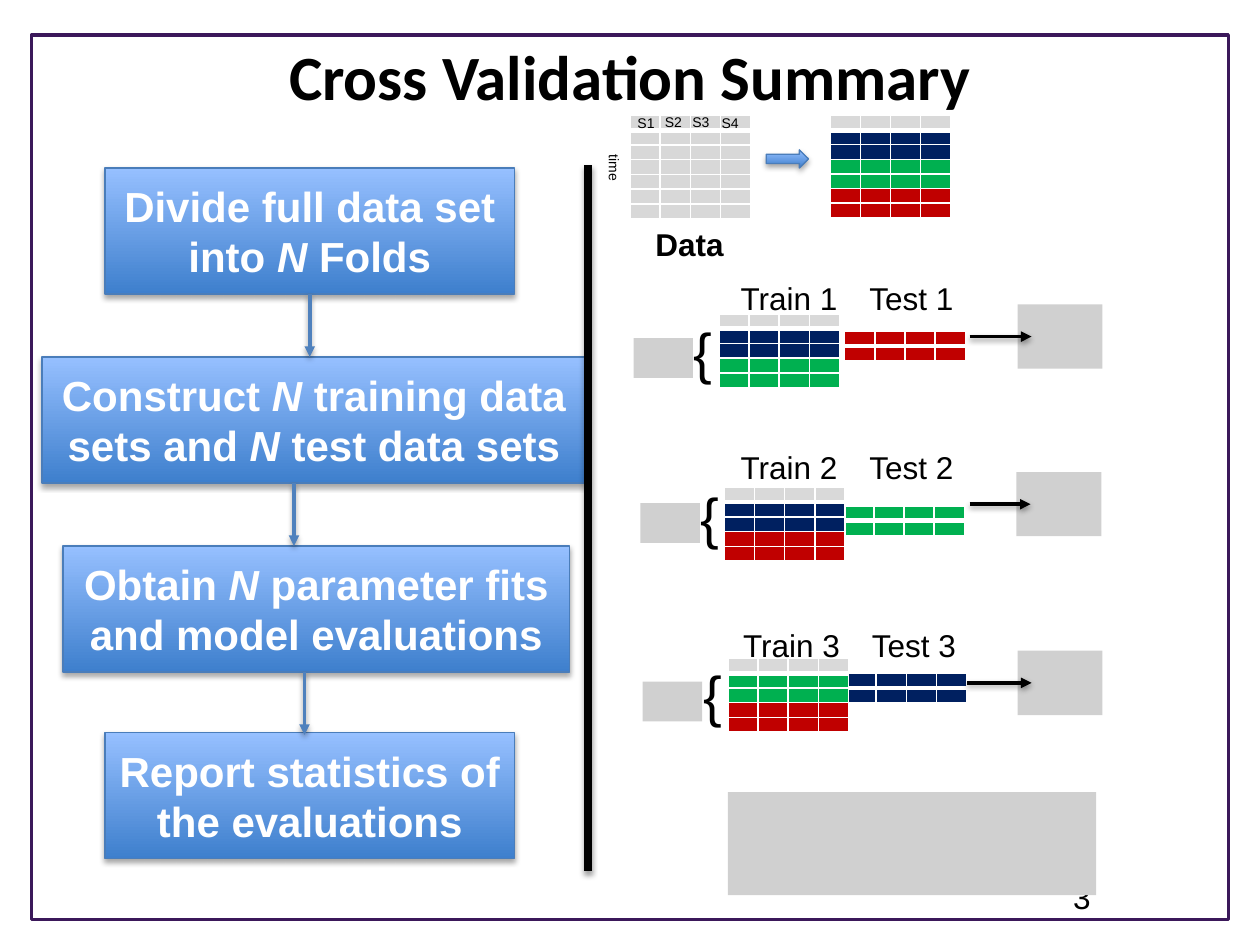
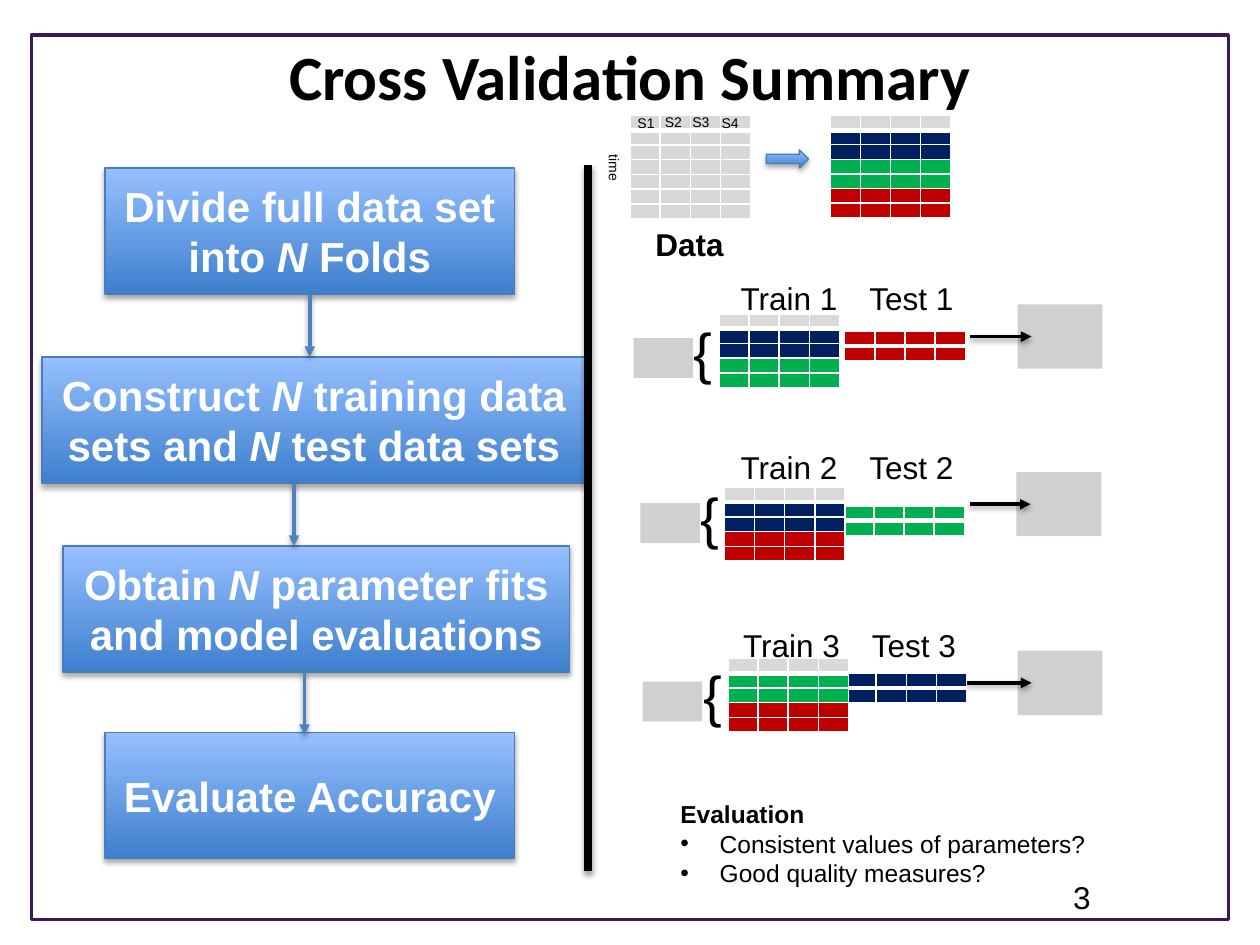
Before and after one commit to ModelEngineering/BIOEN-437, a slide deck: slide 3 of Lectures/Verification-and-Validation/vav_crossvalidation.pptx. Drawn at 1260x945 pixels with LibreOffice and Linux fonts; fonts in the diff are those of the drawing; grey boxes stand for pictures; background and template pictures are left out. Boxes give left, top, right and bottom in pixels: in the first picture for what was removed or moved away, otherwise in the second. Text is boxed around its words. In the diff, an @@ line names an element or a change of style, - is before the commit and + after.

```diff
--- a/Lectures/Verification-and-Validation/vav_crossvalidation.pptx
+++ b/Lectures/Verification-and-Validation/vav_crossvalidation.pptx
@@ text in rectangle at (124, 781, 496, 820): text changed @@
-Report statistics of the evaluations
+Evaluate Accuracy
@@ text added at (680, 805, 1085, 887), 14 pt, text #000000 @@
+Evaluation
+• Consistent values of parameters?
+• Good quality measures?
@@ picture removed at (728, 793, 1096, 896) @@
```
Also in this commit, not shown: 1 other slide changed, 2 other files.
